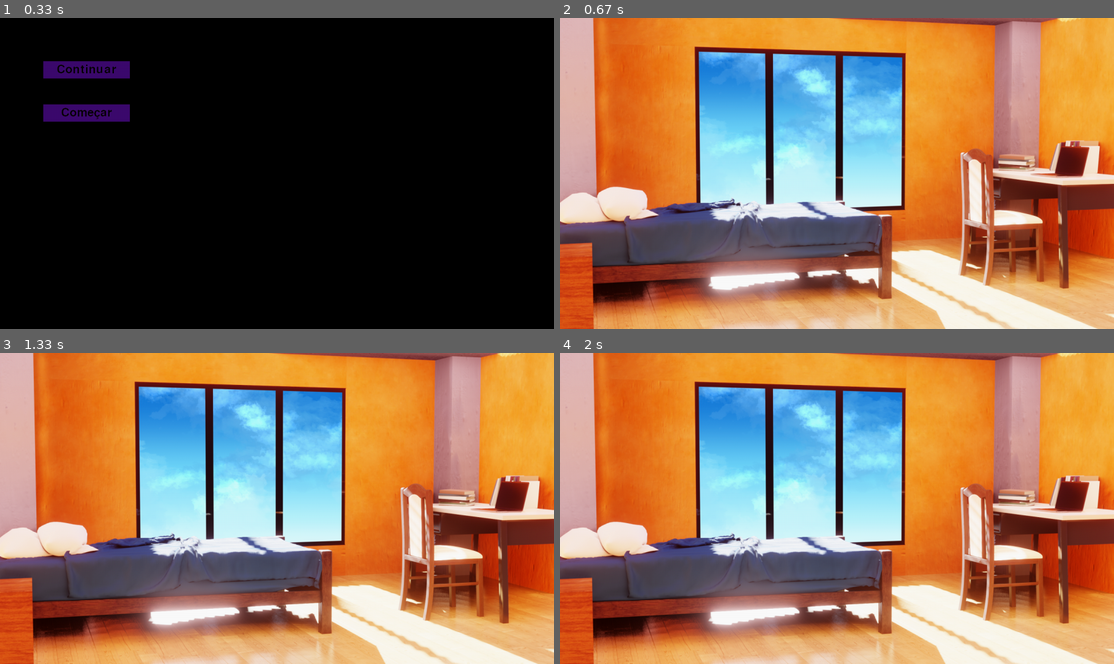
Above: before the commit, frames 1-4 (two rows, left to right).
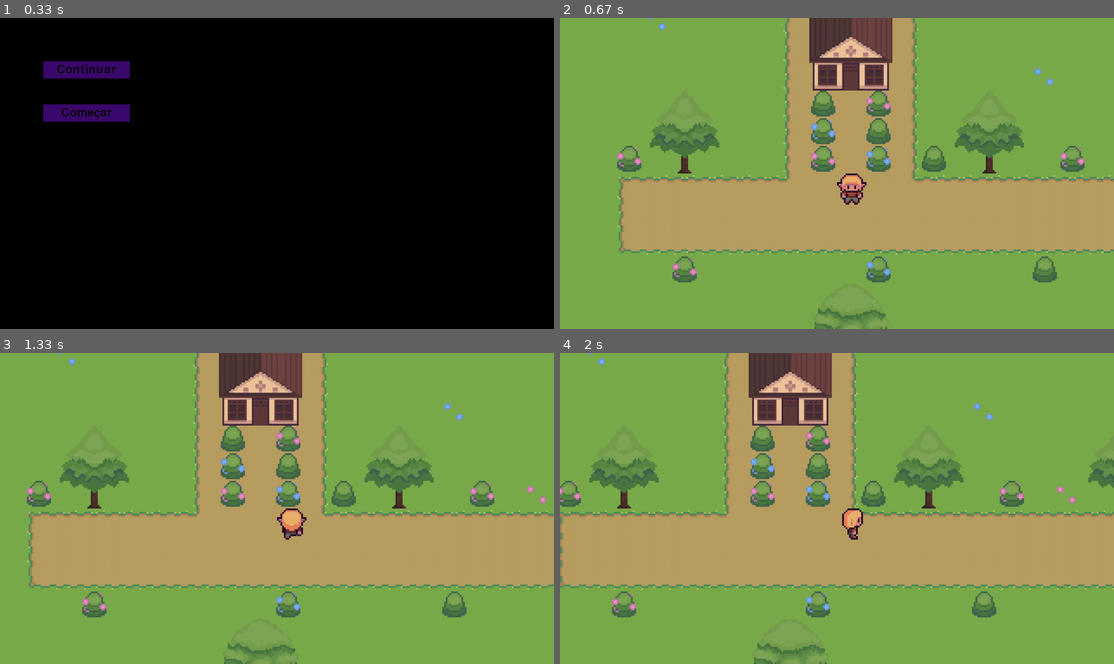
Above: after the commit, the same moments.

Repository: cabral-tiago/pygame-evert
Game: pygame game, started from main.py
Same seed, same stepped clock (60 frames per second), same inputs: the game is played once before the commit and once after it.
Inputs (mouse positions are in pixels of both pictures, inside the frame that each line leads up to):
- Up to frame 1 (0.33 s): no input
- Up to frame 2 (0.67 s): click (648, 70) at 0.38 s
- Up to frame 3 (1.33 s): hold Right 0.67-1.13 s; move the mouse to (254, 520) at 0.7 s; hold Up from 1.17 s (still down)
- Up to frame 4 (2 s): release Up at 1.47 s; hold Right 1.5-1.97 s

Frame 1 is identical in both runs. In frame 2, 100% of the frame differs, in the area x 0-100%, y 0-100%; in frame 3, 100%; in frame 4, 100%.

Commit message:
[Add] Character rendering
Changes to Dialogue files to improve usage
Adds Rendering of the Characters
Deprecates Menu Levels (not needed as the
Menu scene can manually set everything it needs)

Diff:
--- a/assets/levels/1/dialogue.json
+++ b/assets/levels/1/dialogue.json
@@ -1,82 +1,34 @@
 {
+    "characters": [
+        ["jesse", "assets/characters/jesse/jesse.json", "smile"],
+        ["tiago", "assets/characters/tiago/tiago.json", "neutral"]
+    ],
     "dialogue": [
-        {
-            "tiago": "Hey Evert! Bora jogar o melhor jogo de FPS!"
-        },
-        {
-            "jesse": "Valorant?"
-        },
-        {
-            "tiago": "Claro... que não! CS:GO..."
-        },
-        {
-            "jesse": "Esquece então, vou jogar Valorant com a Emily."
-        },
-        {
-            "tiago": "Emily? Qual Emily?"
-        },
-        {
-            "jesse": "Então, 'tás a ver..."
-        },
-        {
-            "": "( O Evert fala sobre esta rapariga que ele conheceu no Valorant... )"
-        },
-        {
-            "tiago": "Tens a certeza... que é mesmo... uma rapariga?..."
-        },
-        {
-            "jesse": "Claro!"
-        },
-        {
-            "tiago": "Não sei pá, isso soa um bocado... suspeito."
-        },
-        {
-            "jesse": "Tranquilo, ela mandou-me fotos! Aqui..."
-        },
-        {
-            "": "( O Evert mostra as fotos )"
-        },
-        {
-            "tiago": "Tens a certeza que são dela?"
-        },
-        {
-            "jesse": "Porque não haveriam de ser?"
-        },
-        {
-            "tiago": "Pois..."
-        },
-        {
-            "": "( O Tiago faz uma pesquisa inversa das fotos no Google... São de uma figura pública que não corresponde à nacionalidade ou nome da Emily )"
-        },
-        {
-            "tiago": "Evert... Acho que ela está a mentir... olha isto"
-        },
-        {
-            "": "( O Tiago mostra os resultados da pesquisa no Google )"
-        },
-        {
-            "jesse": "Estranho... Devia confrontá-la... Obrigado pelo aviso."
-        },
-        {
-            "tiago": "De nada."
-        },
-        {
-            "": "( No dia seguinte )"
-        },
-        {
-            "tiago": "Hey Evert! Então... como correu as cenas com a Emily?"
-        },
-        {
-            "jesse": "Hey! Ah, não tive coragem de falar disso ainda... Talvez hoje fale..."
-        },
-        {
-            "tiago": "Okay então, boa sorte"
-        },
-        {
-            "": "( Mais tarde nesse dia )"
-        },
-        {
-            "jesse": "(Vou sair para comprar algo para comer)"
-        }
+        ["tiago", "Hey Evert! Bora jogar o melhor jogo de FPS!"],
+        ["jesse", "Valorant?"],
+        ["tiago", "Claro... que não! CS:GO..."],
+        ["jesse", "Esquece então, vou jogar Valorant com a Emily."],
+        ["tiago", "Emily? Qual Emily?"],
+        ["jesse", "Então, 'tás a ver..."],
+        ["( O Evert fala sobre esta rapariga que ele conheceu no Valorant... )"],
+        ["tiago", "Tens a certeza... que é mesmo... uma rapariga?..."],
+        ["jesse", "Claro!"],
+        ["tiago", "Não sei pá, isso soa um bocado... suspeito."],
+        ["jesse", "Tranquilo, ela mandou-me fotos! Aqui..."],
+        ["( O Evert mostra as fotos )"],
+        ["tiago", "Tens a certeza que são dela?"],
+        ["jesse", "Porque não haveriam de ser?"],
+        ["tiago", "Pois..."],
+        ["( O Tiago faz uma pesquisa inversa das fotos no Google... São de uma figura pública que não corresponde à nacionalidade ou nome da Emily )"],
+        ["tiago", "Evert... Acho que ela está a mentir... olha isto"],
+        ["( O Tiago mostra os resultados da pesquisa no Google )"],
+        ["jesse", "Estranho... Devia confrontá-la... Obrigado pelo aviso."],
+        ["tiago", "De nada."],
+        ["( No dia seguinte )"],
+        ["tiago", "Hey Evert! Então... como correu as cenas com a Emily?"],
+        ["jesse", "Hey! Ah, não tive coragem de falar disso ainda... Talvez hoje fale..."],
+        ["tiago", "Okay então, boa sorte"],
+        ["( Mais tarde nesse dia )"],
+        ["jesse", "(Vou sair para comprar algo para comer)"]
     ]
 }
--- a/assets/levels/1/level_info.json
+++ b/assets/levels/1/level_info.json
@@ -1,10 +1,6 @@
 {
-    "type": 2,
+    "type": 1,
     "bg_style": "image",
     "bg_image": "assets/images/room_bg.png",
-    "bg_smooth_scale": true,
-    "characters": {
-        "jesse": "assets/characters/jesse/jesse.json",
-        "tiago": "assets/characters/tiago/tiago.json"
-    }
+    "bg_smooth_scale": true
 }
--- a/assets/levels/2/level_info.json
+++ b/assets/levels/2/level_info.json
@@ -1,5 +1,5 @@
 {
-    "type": 3,
+    "type": 2,
     "tileset": "assets\\images\\grassy_lands.png",
     "tile_size": [16, 16],
     "tile_scale": 4,
--- a/classes/dialoguecharacter.py
+++ b/classes/dialoguecharacter.py
@@ -5,10 +5,11 @@
 
 
 class DialogueCharacter:
-    def __init__(self, path: str) -> None:
+    def __init__(self, path: str, start_expression: str) -> None:
         self.__screen_name: str = ""
         self.__screen_alignment: ScreenAlignment = ScreenAlignment.NULL
         self.__expressions: dict[str, Surface] = {}
+        self.__last_expression: str = start_expression
 
         if path != "":
             with open(path, "r", encoding="utf-8") as file:
@@ -20,16 +21,35 @@
                 for expression in character_data["expressions"]:
                     expression_path = f"{path[:-5]}_{expression}.png"
                     expression_surface = pygame.image.load(expression_path)
+                    expression_surface = pygame.transform.smoothscale(expression_surface, (500, 600))
                     self.__expressions[expression] = expression_surface
 
                 if character_data["screen_alignment"]:
-                    self.__screen_alignment = character_data
+                    match character_data["screen_alignment"]:
+                        case "left":
+                            self.__screen_alignment = ScreenAlignment.LEFT
+                        case "right":
+                            self.__screen_alignment = ScreenAlignment.RIGHT
+                        case "center":
+                            self.__screen_alignment = ScreenAlignment.CENTER
 
     def get_name(self) -> str:
         return self.__screen_name
 
-    def get_image(self, expression: str) -> Surface:
-        return self.__expressions[expression]
+    def get_image(self, expression: str = "") -> Surface:
+        if self.__screen_alignment == ScreenAlignment.NULL:
+            return Surface((0,0))
+        if expression == "":
+            return self.__expressions[self.__last_expression]
+        else:
+            self.__last_expression = expression
+            return self.__expressions[expression]
+
+    def get_width(self) -> int:
+        return self.get_image().get_width()
+
+    def get_height(self) -> int:
+        return self.get_image().get_height()
 
     def get_screen_alignment(self) -> ScreenAlignment:
         return self.__screen_alignment
--- a/classes/dialogueline.py
+++ b/classes/dialogueline.py
@@ -1,13 +1,18 @@
 from classes.dialoguecharacter import DialogueCharacter
+from pygame.surface import Surface
 
 
 class DialogueLine:
-    def __init__(self, character: DialogueCharacter, line: str) -> None:
+    def __init__(self, character: DialogueCharacter, line: str, expression: str = "") -> None:
         self.__character: DialogueCharacter = character
         self.__line: str = line
+        self.__expression: str = expression
 
     def get_character(self) -> DialogueCharacter:
         return self.__character
 
+    def get_character_surface(self) -> Surface:
+        return self.__character.get_image(self.__expression)
+
     def get_line(self) -> str:
         return self.__line
--- a/classes/enums.py
+++ b/classes/enums.py
@@ -17,9 +17,8 @@
 
 class LevelType(Enum):
     BLANK = 0
-    MENU = 1
-    DIALOGUE = 2
-    MAP = 3
+    DIALOGUE = 1
+    MAP = 2
 
 
 class PlayerDirection(Enum):
--- a/classes/level.py
+++ b/classes/level.py
@@ -7,7 +7,7 @@
 from classes.dialogueline import DialogueLine
 from classes.tileset import Tileset
 from classes.levellayer import LevelLayer
-from classes.enums import LevelType
+from classes.enums import LevelType, ScreenAlignment
 import configs
 import pygame
 
@@ -26,17 +26,15 @@
         # Camera
         self.__camera_offset: Tuple[int, int] = (0, 0)
 
-        # Dialogue characters
-        self.__dialogue_lines: list[DialogueLine] = []
+        # Dialogue
+        self.__d_lines: list[DialogueLine] = []
+        self.__d_characters: dict[str, DialogueCharacter] = {}
 
         with open(path+"/level_info.json", "r", encoding="utf-8") as file:
             level_info = json.load(file)
 
             self.__type = LevelType(level_info["type"])
             match self.__type:
-                case LevelType.BLANK:
-                    self.__background.fill("black")
-
                 case LevelType.MAP:
                     self.__load_map(level_info, path)
 
@@ -78,34 +76,37 @@
 
             self.__background.blit(image,(0, 0))
 
-        dialogue_characters: dict[str, DialogueCharacter] = {}
-        dialogue_characters[""] = DialogueCharacter("")  # Narrator
-        for character in level_info["characters"]:
-            dialogue_characters[character] = DialogueCharacter(level_info["characters"][character])
-
+        self.__d_characters[""] = DialogueCharacter("", "")  # Narrator
         with open(path+"/dialogue.json", "r", encoding="utf-8") as file:
             dialogue_data = json.load(file)
 
+            for character in dialogue_data["characters"]:
+                character_id = character[0]
+                character_path = character[1]
+                character_start_expression = character[2]
+
+                self.__d_characters[character_id] = DialogueCharacter(character_path, character_start_expression)
+
             for line in dialogue_data["dialogue"]:
-                for character in line:
-                    dialogue_character = dialogue_characters[character]
-                    self.__dialogue_lines.append(DialogueLine(dialogue_character, line[character]))
+                if len(line) == 1:
+                    self.__d_lines.append(DialogueLine(self.__d_characters[""], line[0]))
+                elif len(line) == 2:
+                    self.__d_lines.append(DialogueLine(self.__d_characters[line[0]], line[1]))
+                elif len(line == 3):
+                    self.__d_lines.append(DialogueLine(self.__d_characters[line[0]], line[1], line[2]))
 
     def get_type(self) -> LevelType:
         return self.__type
 
-    def __get_layer(self, index: int) -> LevelLayer:
-        return self.__layers[index]
-
     def get_width(self) -> int:
         if self.__type == LevelType.MAP:
-            return self.__get_layer(0).get_surface().get_width()
+            return self.__layers[0].get_surface().get_width()
         else:
             return self.__background.get_width()
 
     def get_height(self) -> int:
         if self.__type == LevelType.MAP:
-            return self.__get_layer(0).get_surface().get_height()
+            return self.__layers[0].get_surface().get_height()
         else:
             return self.__background.get_height()
 
@@ -124,5 +125,21 @@
 
     def draw(self, screen: Surface) -> None:
         screen.blit(self.__background, (0, 0))
-        for layer in self.__layers:
-            screen.blit(layer.get_surface(), self.__camera_offset)
+
+        match self.__type:
+            case LevelType.MAP:
+                for layer in self.__layers:
+                    screen.blit(layer.get_surface(), self.__camera_offset)
+            case LevelType.DIALOGUE:
+                for character_id in self.__d_characters:
+                    if character_id == "":
+                        continue
+                    character = self.__d_characters[character_id]
+                    position = (0, 0)
+                    match character.get_screen_alignment():
+                        case ScreenAlignment.LEFT:
+                            position = (20, configs.SCREEN_H - character.get_height())
+                        case ScreenAlignment.RIGHT:
+                            position = (configs.SCREEN_W - character.get_width() - 20,
+                                        configs.SCREEN_H - character.get_height())
+                    screen.blit(character.get_image(), position)
--- a/game.py
+++ b/game.py
@@ -32,7 +32,7 @@
                 self.__scenes[SceneID.WORLD].change_level(1)
             case GameState.GAME_PLAYING:
                 self.__current_scene = SceneID.WORLD
-                self.__scenes[SceneID.WORLD].change_level(1)
+                self.__scenes[SceneID.WORLD].change_level(2)
 
     def handle_mouse_click(self) -> None:
         new_state = self.__scenes[self.__current_scene].handle_mouse_click()
--- a/scenes/world.py
+++ b/scenes/world.py
@@ -2,7 +2,7 @@
 from classes.player import Player
 from classes.scene import Scene
 from pygame.surface import Surface
-from classes.enums import PlayerDirection
+from classes.enums import LevelType, PlayerDirection
 import pygame
 import configs
 
@@ -16,9 +16,19 @@
         level_1: Level = Level("assets/levels/1")
         super().load_level(1, level_1)
 
+        level_2: Level = Level("assets/levels/2")
+        super().load_level(2, level_2)
+
     def update(self, dt: float) -> None:
         super().update(dt)
 
+        match self.get_current_level().get_type():
+            case LevelType.MAP:
+                self.__update_map(dt)
+            case LevelType.DIALOGUE:
+                self.__update_dialogue(dt)
+
+    def __update_map(self, dt: float) -> None:
         player_direction = PlayerDirection.STAY
         keys = pygame.key.get_pressed()
         if keys[pygame.K_d] or keys[pygame.K_RIGHT]:
@@ -51,9 +61,14 @@
         if self.get_current_level().is_player_visible():
             self.get_current_level().center_on_player(self.__player.get_rect())
 
+    def __update_dialogue(self, dt: float) -> None:
+        pass
+
     def change_level(self, level_nr: int) -> None:
         super().change_level(level_nr)
-        self.__player.teleport(self.get_current_level().get_player_spawn())
+
+        if self.get_current_level().get_type() == LevelType.MAP:
+            self.__player.teleport(self.get_current_level().get_player_spawn())
 
     def draw(self, screen: Surface) -> None:
         self.get_current_level().draw(screen)
